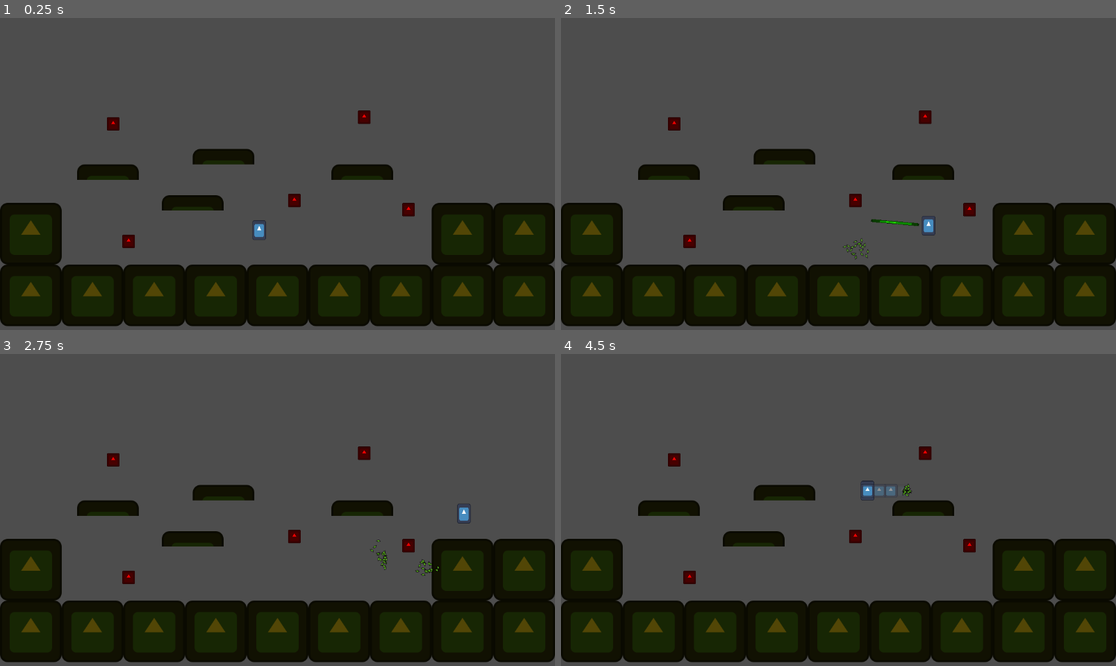
Above: before the commit, frames 1-4 (two rows, left to right).
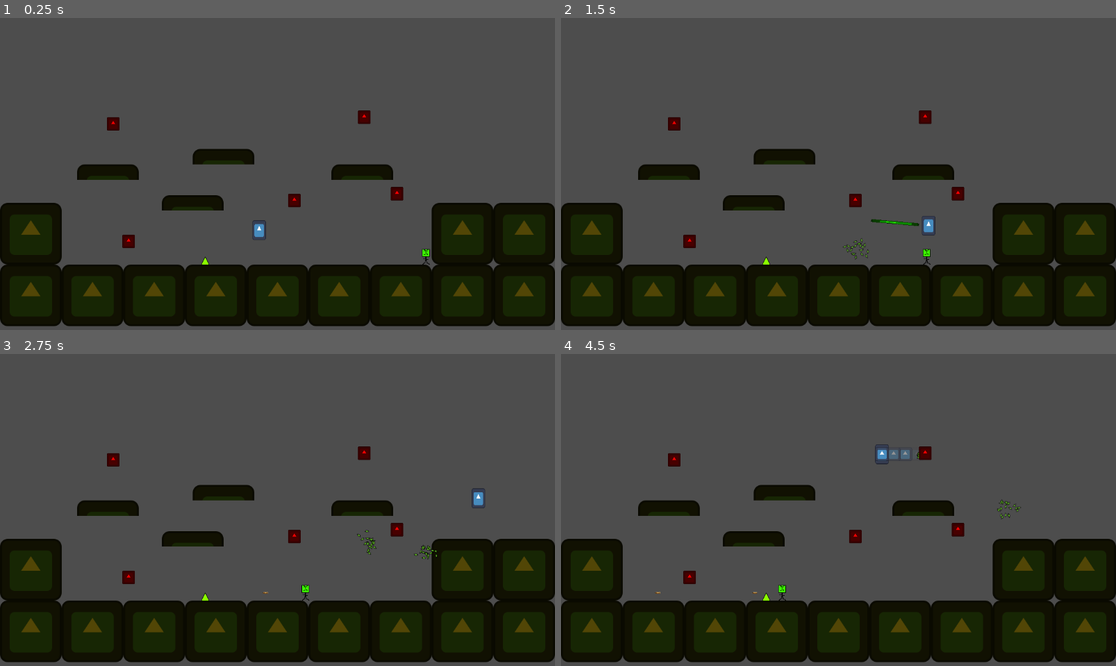
Above: after the commit, the same moments.

Repository: carterw11/lojam2023
Game: Godot game, scene res://Levels/player_test_level.tscn
Same seed, same stepped clock (60 frames per second), same inputs: the game is played once before the commit and once after it. The engine's default icon, where the game draws it, is replaced by a stand-in: a white triangle on a blue panel in a dark square.
Inputs (mouse positions are in pixels of both pictures, inside the frame that each line leads up to):
- Up to frame 1 (0.25 s): no input
- Up to frame 2 (1.5 s): move the mouse to (960, 158) at 0.52 s; hold D (right) 0.53-1.28 s; tap Space (jump) at 0.6, 0.77, 1.07 s; move the mouse to (727, 189) at 1.27 s; hold S (down) from 1.28 s (still down); click (727, 189) at 1.35 s
- Up to frame 3 (2.75 s): tap Space (jump) at 1.52, 1.55, 1.82, 2.3 s; move the mouse to (333, 441) at 2.02 s; release S (down) at 2.03 s; hold D (right) from 2.03 s (still down); tap Shift (dash) at 2.1 s
- Up to frame 4 (4.5 s): move the mouse to (810, 572) at 2.77 s; release D (right) at 2.78 s; hold W (up) 2.78-3.53 s; tap Space (jump) at 2.85, 3.02, 3.32, 3.77, 3.8, 4.07 s; move the mouse to (1005, 556) at 3.52 s; hold A (left) from 3.53 s (still down); click (1005, 556) at 3.6 s; move the mouse to (672, 463) at 4.27 s; tap Shift (dash) at 4.35 s

The runs differ from the first frame. In frame 1, 0.3% of the frame differs, in the area x 36-78%, y 54-80%; in frame 2, 0.3%; in frame 3, 0.7%; in frame 4, 0.8%, in the area x 16-83%, y 28-80%.

Commit message:
Enemies and Spikes
Added enemies, spikes, and projectiles.
Added test assets for all of these.

Diff:
--- a/Levels/player_test_level.tscn
+++ b/Levels/player_test_level.tscn
@@ -1,8 +1,10 @@
-[gd_scene load_steps=6 format=3 uid="uid://cl1wtn70tuifb"]
+[gd_scene load_steps=8 format=3 uid="uid://cl1wtn70tuifb"]
 
 [ext_resource type="Texture2D" uid="uid://bp2joo7ii7iul" path="res://icon.svg" id="1_3qxdh"]
 [ext_resource type="PackedScene" uid="uid://cofy84srvcg64" path="res://Player/player.tscn" id="2_xg3gb"]
 [ext_resource type="PackedScene" uid="uid://br88pvgncorgq" path="res://Objects/grapple_point.tscn" id="3_l34gq"]
+[ext_resource type="PackedScene" uid="uid://bedrcig7u20f" path="res://Objects/Spikes/spikes.tscn" id="4_obtob"]
+[ext_resource type="PackedScene" uid="uid://cof6flpt4eg2p" path="res://Objects/Enemies/WalkingEnemy.tscn" id="5_wk2nc"]
 
 [sub_resource type="TileSetAtlasSource" id="TileSetAtlasSource_wjdl8"]
 texture = ExtResource("1_3qxdh")
@@ -343,7 +345,7 @@
 position = Vector2(538, 408)
 
 [node name="Node2D" parent="." instance=ExtResource("3_l34gq")]
-position = Vector2(848, 398)
+position = Vector2(824, 365)
 
 [node name="Node2D2" parent="." instance=ExtResource("3_l34gq")]
 position = Vector2(611, 379)
@@ -356,3 +358,9 @@
 
 [node name="Node2D5" parent="." instance=ExtResource("3_l34gq")]
 position = Vector2(267, 464)
+
+[node name="Spike" parent="." instance=ExtResource("4_obtob")]
+position = Vector2(426, 504)
+
+[node name="WalkingEnemy" parent="." instance=ExtResource("5_wk2nc")]
+position = Vector2(870, 494)
--- /dev/null
+++ b/Objects/Bullet/bullet.gd
@@ -0,0 +1,24 @@
+extends Area2D
+
+@export var speed : float = 200.0
+@export var jumpVelocity : float = -400.0
+@export var killTime : float = 5
+
+@onready var sprite = $Bullet
+@onready var killTimer = $KillTimer
+
+var direction : int = 1
+
+func _ready():
+	killTimer.start(killTime)
+
+func _physics_process(delta):
+	position += transform.x * speed * delta * direction
+
+func _on_body_entered(body):
+	if body.has_method("death"):
+		body.death() # kills the thing the bullet hits
+	queue_free() # kills the bullet (rip)
+
+func _on_kill_timer_timeout():
+	queue_free()
--- /dev/null
+++ b/Objects/Bullet/bullet.tscn
@@ -0,0 +1,24 @@
+[gd_scene load_steps=4 format=3 uid="uid://c7ea6lj1b8go4"]
+
+[ext_resource type="Script" path="res://Objects/Bullet/bullet.gd" id="1_wjatt"]
+[ext_resource type="Texture2D" uid="uid://b8pwdn6i1xlcl" path="res://Images/TestAssets/bullet.png" id="2_ybbq0"]
+
+[sub_resource type="RectangleShape2D" id="RectangleShape2D_d5lq1"]
+size = Vector2(4, 11)
+
+[node name="Area2D" type="Area2D"]
+script = ExtResource("1_wjatt")
+
+[node name="Bullet" type="Sprite2D" parent="."]
+scale = Vector2(0.015, 0.015)
+texture = ExtResource("2_ybbq0")
+
+[node name="CollisionShape2D" type="CollisionShape2D" parent="."]
+position = Vector2(0.500002, -1.81003e-06)
+rotation = 1.5708
+shape = SubResource("RectangleShape2D_d5lq1")
+
+[node name="KillTimer" type="Timer" parent="."]
+
+[connection signal="body_entered" from="." to="." method="_on_body_entered"]
+[connection signal="timeout" from="KillTimer" to="." method="_on_kill_timer_timeout"]
--- /dev/null
+++ b/Objects/Enemies/WalkingEnemy.tscn
@@ -0,0 +1,31 @@
+[gd_scene load_steps=4 format=3 uid="uid://cof6flpt4eg2p"]
+
+[ext_resource type="Script" path="res://Objects/Enemies/enemy.gd" id="1_xohox"]
+[ext_resource type="Texture2D" uid="uid://cjpu5w1vfxi40" path="res://Images/TestAssets/enemy.png" id="2_nhync"]
+
+[sub_resource type="RectangleShape2D" id="RectangleShape2D_wm0cc"]
+size = Vector2(14, 31)
+
+[node name="WalkingEnemy" type="CharacterBody2D"]
+script = ExtResource("1_xohox")
+canShoot = true
+
+[node name="Sprite2D" type="Sprite2D" parent="."]
+texture = ExtResource("2_nhync")
+
+[node name="CollisionShape2D" type="CollisionShape2D" parent="."]
+position = Vector2(0, 0.5)
+shape = SubResource("RectangleShape2D_wm0cc")
+
+[node name="MarkerRight" type="Marker2D" parent="."]
+position = Vector2(11, 0)
+
+[node name="MarkerLeft" type="Marker2D" parent="."]
+position = Vector2(-11, 0)
+
+[node name="CycleTimer" type="Timer" parent="."]
+
+[node name="ShootingTimer" type="Timer" parent="."]
+
+[connection signal="timeout" from="CycleTimer" to="." method="_on_cycle_timer_timeout"]
+[connection signal="timeout" from="ShootingTimer" to="." method="_on_shooting_timer_timeout"]
--- /dev/null
+++ b/Objects/Enemies/enemy.gd
@@ -0,0 +1,56 @@
+extends CharacterBody2D
+
+@export var speed : float = 100.0
+@export var jumpVelocity : float = -400.0
+@export var cycleTime : float = 9
+@export var shootingTime : float = 2
+@export var canMove : bool = true
+@export var isFlying : bool = false
+@export var canShoot : bool = false
+@export var Bullet : PackedScene = preload("res://Objects/Bullet/bullet.tscn")
+
+@onready var cycleTimer = $CycleTimer
+@onready var shootingTimer = $ShootingTimer
+
+# Get the gravity from the project settings to be synced with RigidBody nodes.
+var gravity = ProjectSettings.get_setting("physics/2d/default_gravity")
+var direction : int = 1
+
+func _ready():
+	cycleTimer.start(cycleTime)
+
+	if canShoot:
+		shootingTimer.start(shootingTime)
+
+func _physics_process(delta):
+	# Add the gravity.
+	if not is_on_floor() and !isFlying:
+		velocity.y += gravity * delta
+
+	if is_on_wall():
+		ChangeDirection()
+
+	if canMove:
+		velocity.x = direction * speed
+
+	move_and_slide()
+
+func ChangeDirection():
+	direction *= -1
+	cycleTimer.start(cycleTime)
+
+func _on_cycle_timer_timeout():
+	ChangeDirection()
+
+func _on_shooting_timer_timeout():
+	var bullet = Bullet.instantiate()
+	owner.add_child(bullet)
+	if direction == 1:
+		bullet.transform = $MarkerRight.global_transform
+	else:
+		bullet.transform = $MarkerLeft.global_transform
+	bullet.direction = direction
+	shootingTimer.start(shootingTime)
+
+func death():
+	queue_free()
--- /dev/null
+++ b/Objects/Spikes/spikes.gd
@@ -0,0 +1,5 @@
+extends Area2D
+
+func _on_body_entered(body):
+	if body.has_method("death"):
+		body.death()
--- /dev/null
+++ b/Objects/Spikes/spikes.tscn
@@ -0,0 +1,19 @@
+[gd_scene load_steps=4 format=3 uid="uid://bedrcig7u20f"]
+
+[ext_resource type="Script" path="res://Objects/Spikes/spikes.gd" id="1_sxvmf"]
+[ext_resource type="Texture2D" uid="uid://b68l2k6icnbfs" path="res://Images/TestAssets/spike.png" id="2_obw0a"]
+
+[sub_resource type="RectangleShape2D" id="RectangleShape2D_nsanv"]
+size = Vector2(16, 14)
+
+[node name="Area2D" type="Area2D"]
+script = ExtResource("1_sxvmf")
+
+[node name="Sprite2D" type="Sprite2D" parent="."]
+texture = ExtResource("2_obw0a")
+
+[node name="CollisionShape2D" type="CollisionShape2D" parent="."]
+position = Vector2(0, 1)
+shape = SubResource("RectangleShape2D_nsanv")
+
+[connection signal="body_entered" from="." to="." method="_on_body_entered"]
--- /dev/null
+++ b/Objects/breakableWall/breakable_wall.tscn
@@ -0,0 +1,14 @@
+[gd_scene load_steps=3 format=3 uid="uid://bc1rhbqqjd0ku"]
+
+[ext_resource type="Texture2D" uid="uid://bjjteeqnmif07" path="res://Images/TestAssets/wall.png" id="1_eqjgc"]
+
+[sub_resource type="RectangleShape2D" id="RectangleShape2D_fnw5e"]
+size = Vector2(32, 32)
+
+[node name="StaticBody2D" type="StaticBody2D"]
+
+[node name="Sprite2D" type="Sprite2D" parent="."]
+texture = ExtResource("1_eqjgc")
+
+[node name="CollisionShape2D" type="CollisionShape2D" parent="."]
+shape = SubResource("RectangleShape2D_fnw5e")
--- a/Particles/leaf_effect.tscn
+++ b/Particles/leaf_effect.tscn
@@ -1,6 +1,6 @@
 [gd_scene load_steps=6 format=3 uid="uid://brqrdjrtdy8yv"]
 
-[ext_resource type="Texture2D" uid="uid://4gn8vwsmg81c" path="res://Images/leaf_test.png" id="1_ntvcd"]
+[ext_resource type="Texture2D" uid="uid://4gn8vwsmg81c" path="res://Images/TestAssets/leaf_test.png" id="1_ntvcd"]
 
 [sub_resource type="Gradient" id="Gradient_1v7rd"]
 offsets = PackedFloat32Array(0, 0.62963, 1)
Binary file added: Images/TestAssets/bullet.png
Not shown, added: Images/TestAssets/bullet.png.import
Binary file added: Images/TestAssets/enemy.png
Not shown, changed: Images/TestAssets/enemy.png.import
Renamed: Images/leaf_test.png -> Images/TestAssets/leaf_test.png
Not shown, added: Images/TestAssets/leaf_test.png.import
Binary file added: Images/TestAssets/spike.png
Not shown, added: Images/TestAssets/spike.png.import
Binary file added: Images/TestAssets/wall.png
Not shown, added: Images/TestAssets/wall.png.import
